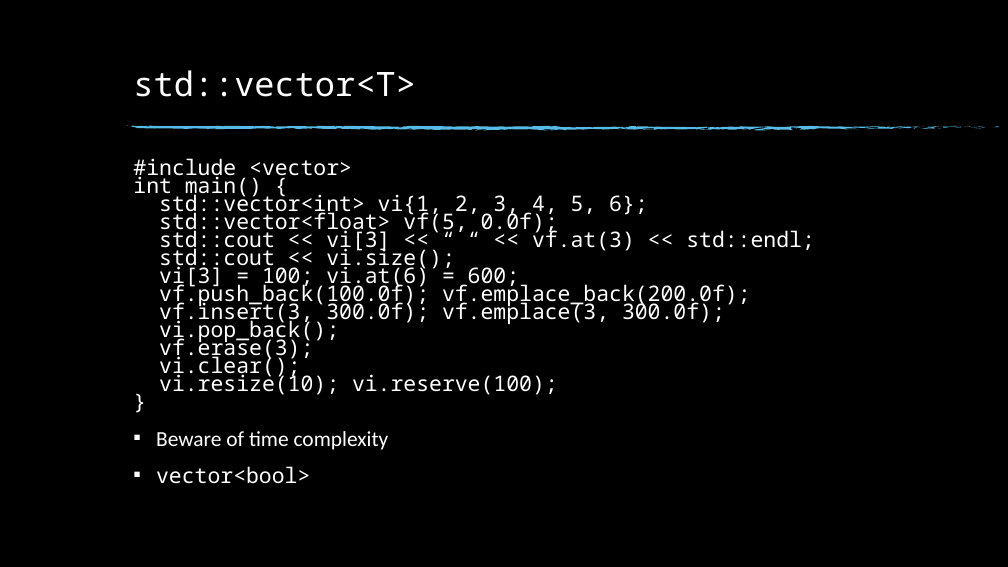
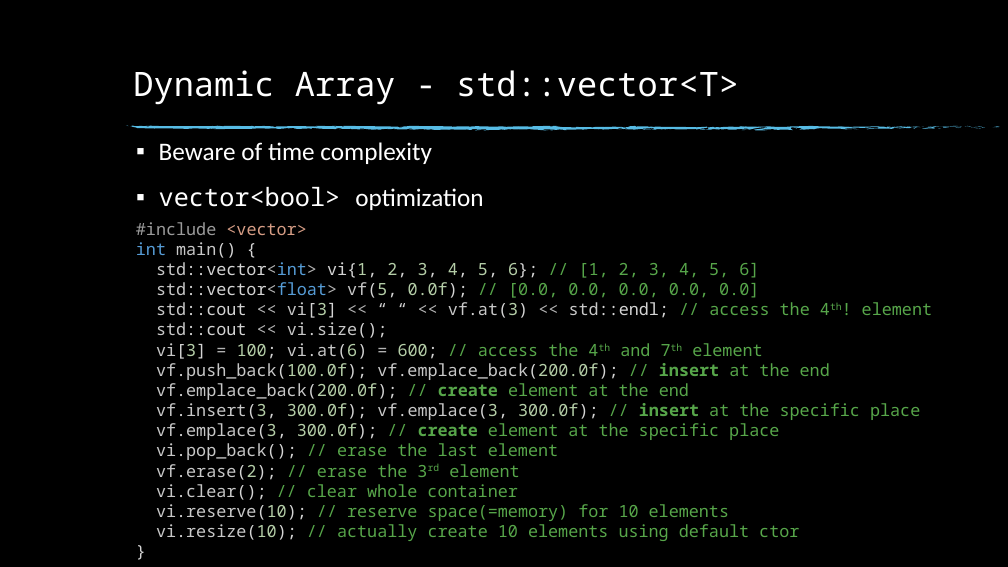
Before and after one commit to fan1x/fan1x.github.io, a slide deck: slide 8 of data/2021-22/cpp/ex02.pptx (slide 10 before the commit). Drawn at 1008x567 pixels with LibreOffice and Linux fonts; fonts in the diff are those of the drawing; background and template pictures are left out. Boxes give left, top, right and bottom in pixels: in the first picture for what was removed or moved away, otherwise in the second. Text is boxed around its words. In the diff, an @@ line names an element or a change of style, - is before the commit and + after.

Commit message:
[cpp] ex02 slides update

```diff
--- a/data/2021-22/cpp/ex02.pptx
+++ b/data/2021-22/cpp/ex02.pptx
@@ title at bbox=[133, 70, 739, 105]: text changed @@
-std::vector<T>
+Dynamic Array - std::vector<T>
@@ text "Beware of time complexity": place and size @@
-text "Beware of time complexity" at bbox=[133, 158, 815, 484]
+text "Beware of time complexity" at bbox=[159, 142, 483, 210]
@@ text at bbox=[159, 142, 432, 164]: size 20.4 to 24 pt in "Beware of time complexity"; line spacing 0.7 to 0.9 @@
@@ text at bbox=[133, 158, 815, 395]: paragraph removed @@
-#include <vector>
-int main() {
-std::vector<int> vi{1, 2, 3, 4, 5, 6};
-std::vector<float> vf(5, 0.0f);
-std::cout << vi[3] << “ “ << vf.at(3) << std::endl;
-std::cout << vi.size();
-vi[3] = 100; vi.at(6) = 600;
-vf.push_back(100.0f); vf.emplace_back(200.0f);
-vf.insert(3, 300.0f); vf.emplace(3, 300.0f);
-vi.pop_back();
-vf.erase(3);
-vi.clear();
-vi.resize(10); vi.reserve(100);
-}
@@ text at bbox=[159, 187, 483, 210]: text changed; size 20.4 to 24 pt @@
-▪ vector<bool>
+▪ vector<bool> optimization
@@ text added at bbox=[136, 222, 932, 541], 16 pt, text #57A64A @@
+#include <vector>
+int main() {
+std::vector<int> vi{1, 2, 3, 4, 5, 6}; // [1, 2, 3, 4, 5, 6]
+std::vector<float> vf(5, 0.0f); // [0.0, 0.0, 0.0, 0.0, 0.0]
+std::cout << vi[3] << “ “ << vf.at(3) << std::endl; // access the 4th! element
+std::cout << vi.size();
+vi[3] = 100; vi.at(6) = 600; // access the 4th and 7th element
+vf.push_back(100.0f); vf.emplace_back(200.0f); // insert at the end
+vf.emplace_back(200.0f); // create element at the end
+vf.insert(3, 300.0f); vf.emplace(3, 300.0f); // insert at the specific place
+vf.emplace(3, 300.0f); // create element at the specific place
+vi.pop_back(); // erase the last element
+vf.erase(2); // erase the 3rd element
+vi.clear(); // clear whole container
+vi.reserve(10); // reserve space(=memory) for 10 elements
+vi.resize(10); // actually create 10 elements using default ctor
+}
```
Also in this commit, not shown: 5 other slides changed, 5 slides added, 6 slides removed, 1 other file.
